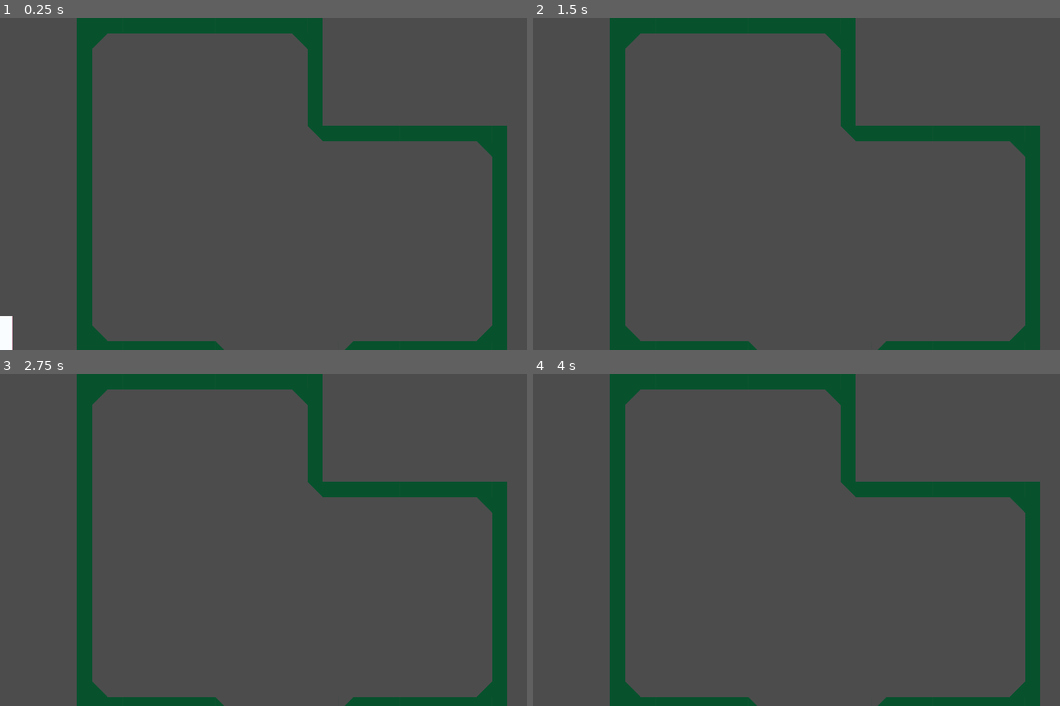
Above: before the commit, frames 1-4 (two rows, left to right).
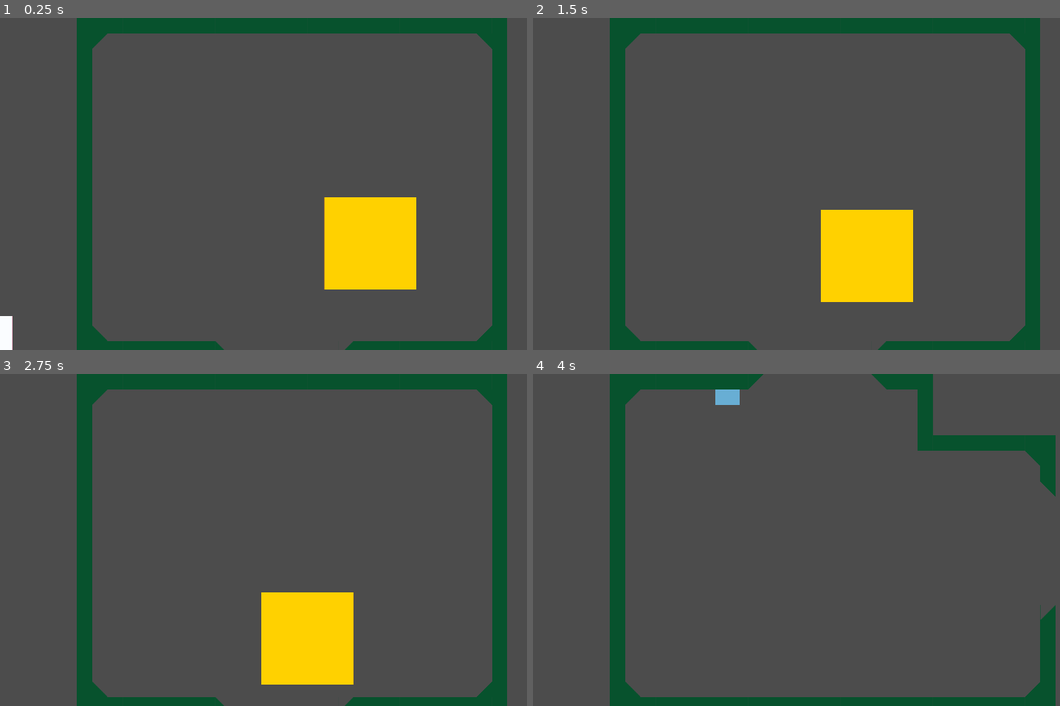
Above: after the commit, the same moments.

Repository: bl-rd/solitude
Game: Godot game, scene res://Src/Levels/Battle1.tscn
The game is run twice, just before and just after one commit, with the same random seed, the same clock (stepped at 60 frames per second) and the same inputs. This scene is started directly instead of the project's main scene.
Inputs:
- Up to frame 1 (0.25 s): no input
- Up to frame 2 (1.5 s): hold Right (move_right) 0.53-1.28 s; tap A (move_dodge) at 0.6, 1.35 s; hold Down (move_down) from 1.28 s (still down)
- Up to frame 3 (2.75 s): release Down (move_down) at 2.03 s; hold Right (move_right) from 2.03 s (still down); tap A (move_dodge) at 2.1 s
- Up to frame 4 (4 s): release Right (move_right) at 2.78 s; hold Up (move_up) 2.78-3.53 s; tap A (move_dodge) at 2.85, 3.6 s; tap Enter at 3.5 s; hold Left (move_left) from 3.53 s (still down)

The runs differ from the first frame. In frame 1, 9.8% of the frame differs, in the area x 55-97%, y 0-82%; in frame 2, 9.8%; in frame 3, 9.8%; in frame 4, 9.4%.

Commit message:
Initial commit of boss 1 scene

Diff:
--- /dev/null
+++ b/Src/BossOne.gd
@@ -0,0 +1,37 @@
+extends KinematicBody2D
+
+export var target: = Vector2.ZERO
+export var speed: = 100
+export var chase_distance: = 300
+
+var velocity: = Vector2()
+
+var state = STATE.IDLE
+enum STATE {
+	IDLE,
+	WALKING
+}
+
+
+func _ready() -> void:
+	_switch_state(STATE.WALKING)
+
+
+func _process(delta: float) -> void:
+	_handle_state()
+
+
+func _handle_state():
+	match state:
+		STATE.IDLE:
+			pass
+		STATE.WALKING:
+			if target == Vector2.ZERO:
+				return
+			velocity = position.direction_to(target) * speed
+			if position.distance_to(target) > chase_distance:
+				velocity = move_and_slide(velocity)
+
+
+func _switch_state(new_state: int) -> void:
+	state = new_state if new_state != state else state
--- /dev/null
+++ b/Src/BossOne.tscn
@@ -0,0 +1,55 @@
+[gd_scene load_steps=8 format=2]
+
+[ext_resource path="res://Assets/Boss_1.png" type="Texture" id=1]
+[ext_resource path="res://Src/BossOne.gd" type="Script" id=2]
+
+[sub_resource type="AtlasTexture" id=2]
+flags = 4
+atlas = ExtResource( 1 )
+region = Rect2( 450, 0, 150, 150 )
+
+[sub_resource type="AtlasTexture" id=3]
+flags = 4
+atlas = ExtResource( 1 )
+region = Rect2( 0, 0, 150, 150 )
+
+[sub_resource type="AtlasTexture" id=4]
+flags = 4
+atlas = ExtResource( 1 )
+region = Rect2( 150, 0, 150, 150 )
+
+[sub_resource type="SpriteFrames" id=5]
+animations = [ {
+"frames": [ SubResource( 2 ) ],
+"loop": true,
+"name": "idle",
+"speed": 5.0
+}, {
+"frames": [ SubResource( 3 ) ],
+"loop": true,
+"name": "walk",
+"speed": 5.0
+}, {
+"frames": [ SubResource( 4 ) ],
+"loop": true,
+"name": "hit",
+"speed": 5.0
+} ]
+
+[sub_resource type="RectangleShape2D" id=1]
+extents = Vector2( 74.4296, 73.9119 )
+
+[node name="BossOne" type="KinematicBody2D"]
+position = Vector2( 0, -152.45 )
+scale = Vector2( 2, 2 )
+script = ExtResource( 2 )
+__meta__ = {
+"_edit_group_": true
+}
+
+[node name="AnimatedSprite" type="AnimatedSprite" parent="."]
+frames = SubResource( 5 )
+animation = "idle"
+
+[node name="CollisionShape2D" type="CollisionShape2D" parent="."]
+shape = SubResource( 1 )
--- a/Src/Levels/Battle1.gd
+++ b/Src/Levels/Battle1.gd
@@ -5,8 +5,13 @@
 # flag to indicate if the player can leave the room through a door
 var can_leave: = false
 
+
 func _ready() -> void:
 	_initialise_player_location()
+
+
+func _process(delta: float) -> void:
+	$BossOne.target = $Player.position
 
 
 # Update the player position based on where they enter the room
--- a/Src/Levels/Battle1.tscn
+++ b/Src/Levels/Battle1.tscn
@@ -1,8 +1,9 @@
-[gd_scene load_steps=5 format=2]
+[gd_scene load_steps=6 format=2]
 
 [ext_resource path="res://Assets/new_tileset.tres" type="TileSet" id=1]
 [ext_resource path="res://Src/Player.tscn" type="PackedScene" id=2]
 [ext_resource path="res://Src/Levels/Battle1.gd" type="Script" id=3]
+[ext_resource path="res://Src/BossOne.tscn" type="PackedScene" id=4]
 
 [sub_resource type="RectangleShape2D" id=1]
 extents = Vector2( 186.207, 31.0879 )
@@ -15,7 +16,7 @@
 cell_size = Vector2( 50, 50 )
 cell_custom_transform = Transform2D( 50, 50, 0, 64, 0, 0 )
 format = 1
-tile_data = PoolIntArray( 5, 0, 0, 6, 0, 0, 7, 0, 0, 8, 0, 0 …(81 unchanged characters)… 17, 0, 0, 18, 0, 0, 19, 0, 0, 20, 0, 0, 65541, 0, 0, 65542, 2, 0, 65555, 4, 0, 65556, 0, 0, 131077, 0, 0, 131092, 0, 0, 196613, 0, 0, 196628, 0, 0, 262149, 0, 0, 262164, 0, 0, 327685, 0, 0, 327700, 0, 0, 393221, 0, 0, 393236, 0, 0, 458757, 0, 0, 458772, 4, 0, 458773, 0, 0, 458774, 0, 0, 458775, 0, 0, 458776, 0, 0, 458777, 0, 0, 458778, 0, 0, 458779, 0, 0, 458780, 0, 0, 458781, 0, 0, 458782, 0, 0, 458783, 0, 0, 458784, 0, 0, 524293, 0, 0, 524319, 4, 0, 524320, 0, 0, 589829, 0, 0, 589856, …(970 unchanged characters)…
+tile_data = PoolIntArray( 5, 0, 0, 6, 0, 0, 7, 0, 0, 8, 0, 0 …(81 unchanged characters)… 17, 0, 0, 18, 0, 0, 19, 0, 0, 20, 0, 0, 21, 0, 0, 22, 0, 0, 23, 0, 0, 24, 0, 0, 25, 0, 0, 26, 0, 0, 27, 0, 0, 28, 0, 0, 29, 0, 0, 30, 0, 0, 31, 0, 0, 32, 0, 0, 65541, 0, 0, 65542, 2, 0, 65567, 4, 0, 65568, 0, 0, 131077, 0, 0, 131104, 0, 0, 196613, 0, 0, 196640, 0, 0, 262149, 0, 0, 262176, 0, 0, 327685, 0, 0, 327712, 0, 0, 393221, 0, 0, 393248, 0, 0, 458757, 0, 0, 458784, 0, 0, 524293, 0, 0, 524320, 0, 0, 589829, 0, 0, 589856, …(970 unchanged characters)…
 
 [node name="Player" parent="." instance=ExtResource( 2 )]
 position = Vector2( 927.154, 1069.86 )
@@ -28,5 +29,8 @@
 
 [node name="CollisionShape2D" type="CollisionShape2D" parent="ExitBottom"]
 shape = SubResource( 1 )
+
+[node name="BossOne" parent="." instance=ExtResource( 4 )]
+position = Vector2( 1228.65, 726.97 )
 [connection signal="body_entered" from="ExitBottom" to="." method="_on_ExitBottom_body_entered"]
 [connection signal="body_exited" from="ExitBottom" to="." method="_on_ExitBottom_body_exited"]
--- a/Src/Levels/Entrance.tscn
+++ b/Src/Levels/Entrance.tscn
@@ -5,10 +5,10 @@
 [ext_resource path="res://Src/Levels/Entrance.gd" type="Script" id=3]
 
 [sub_resource type="RectangleShape2D" id=1]
-extents = Vector2( 177.423, 40.5423 )
+extents = Vector2( 171.944, 40.5423 )
 
 [sub_resource type="RectangleShape2D" id=2]
-extents = Vector2( 49.0474, 185.189 )
+extents = Vector2( 49.0474, 167.279 )
 
 [node name="Entrance" type="Node2D"]
 script = ExtResource( 3 )
@@ -21,7 +21,7 @@
 cell_size = Vector2( 50, 50 )
 cell_custom_transform = Transform2D( 50, 50, 0, 64, 0, 0 )
 format = 1
-tile_data = PoolIntArray( -131058, 0, 0, -131057, 0, 0, -131 …(224 unchanged characters)… 22, 4, 0, 23, 0, 0, 24, 0, 0, 25, 0, 0, 26, 0, 0, 27, 0, 0, 28, 0, 0, 29, 0, 0, 30, 0, 0, 31, 0, 0, 32, 0, 0, 33, 0, 0, 65541, 0, 0, 65542, 2, 0, 65568, 4, 0, 65569, 0, 0, 131077, 0, 0, 131105, 0, 0, 196613, 0, 0, 196641, 0, 0, 262149, 0, 0, 262177, 0, 0, 327685, 0, 0, 327713, 0, 0, 393221, 0, 0, 393249, …(776 unchanged characters)…
+tile_data = PoolIntArray( -131058, 0, 0, -131057, 0, 0, -131 …(224 unchanged characters)… 22, 4, 0, 23, 0, 0, 24, 0, 0, 25, 0, 0, 65541, 0, 0, 65542, 2, 0, 65561, 0, 0, 131077, 0, 0, 131097, 0, 0, 196613, 0, 0, 196633, 0, 0, 262149, 0, 0, 262169, 0, 0, 262170, 0, 0, 262171, 0, 0, 262172, 0, 0, 262173, 0, 0, 262174, 0, 0, 262175, 0, 0, 262176, 0, 0, 262177, 0, 0, 327685, 0, 0, 327712, 4, 0, 327713, 0, 0, 393221, 0, 0, 393249, …(776 unchanged characters)…
 
 [node name="ExitTop" type="Area2D" parent="."]
 position = Vector2( 926.086, 9.82274 )
--- a/Src/Player.tscn
+++ b/Src/Player.tscn
@@ -11,22 +11,22 @@
 [sub_resource type="AtlasTexture" id=2]
 flags = 4
 atlas = ExtResource( 1 )
-region = Rect2( 80, 0, 40, 100 )
+region = Rect2( 120, 0, 40, 100 )
 
 [sub_resource type="AtlasTexture" id=3]
 flags = 4
 atlas = ExtResource( 1 )
-region = Rect2( 120, 0, 40, 100 )
+region = Rect2( 160, 0, 40, 100 )
 
 [sub_resource type="AtlasTexture" id=4]
 flags = 4
 atlas = ExtResource( 1 )
-region = Rect2( 40, 0, 40, 100 )
+region = Rect2( 80, 0, 40, 100 )
 
 [sub_resource type="AtlasTexture" id=5]
 flags = 4
 atlas = ExtResource( 1 )
-region = Rect2( 160, 0, 40, 100 )
+region = Rect2( 40, 0, 40, 100 )
 
 [sub_resource type="SpriteFrames" id=6]
 animations = [ {
@@ -37,22 +37,22 @@
 }, {
 "frames": [ SubResource( 2 ) ],
 "loop": true,
-"name": "walk",
+"name": "block",
 "speed": 5.0
 }, {
 "frames": [ SubResource( 3 ) ],
 "loop": true,
-"name": "block",
+"name": "dodge",
 "speed": 5.0
 }, {
 "frames": [ SubResource( 4 ) ],
 "loop": true,
-"name": "attack",
+"name": "walk",
 "speed": 5.0
 }, {
 "frames": [ SubResource( 5 ) ],
 "loop": true,
-"name": "dodge",
+"name": "attack",
 "speed": 5.0
 } ]
 
Binary file added: Assets/Boss_1.png
Not shown, added: Assets/Boss_1.png.import
